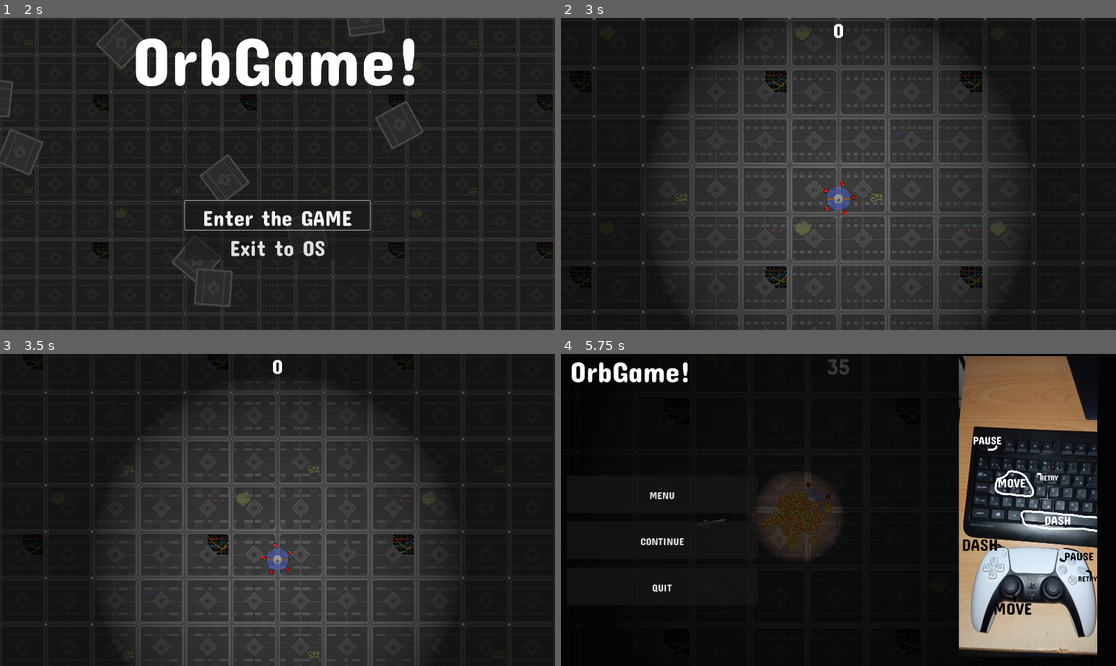
Above: before the commit, frames 1-4 (two rows, left to right).
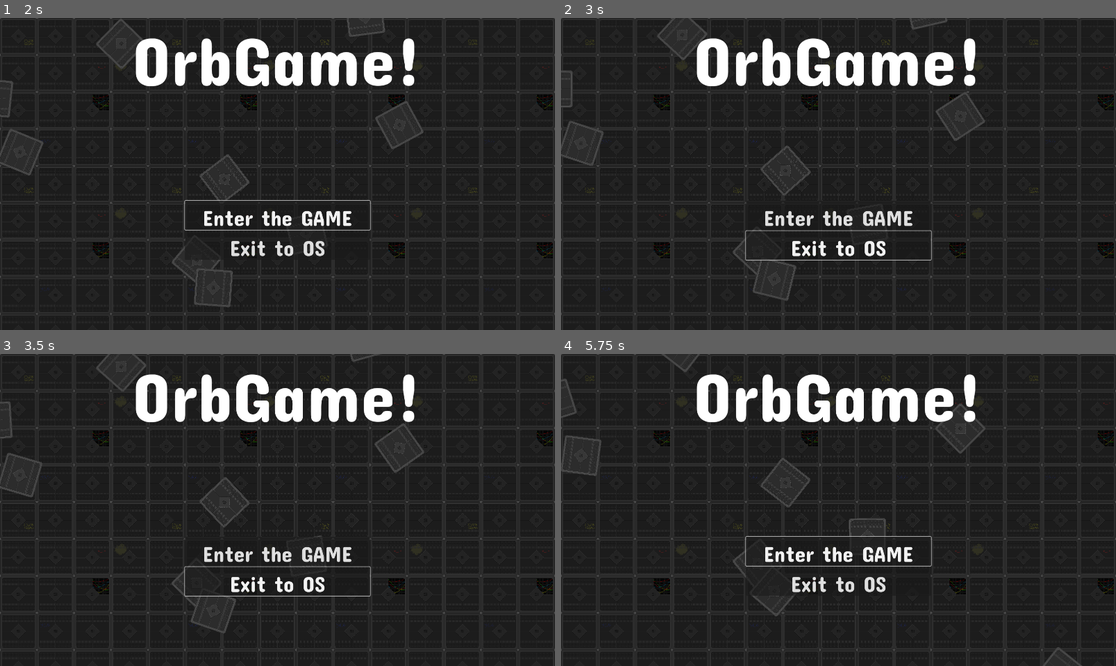
Above: after the commit, the same moments.

Repository: thompson937/Orbgame
Game: Godot game, scene res://Nodes/main_menu.tscn
The game is run twice, just before and just after one commit, with the same random seed, the same clock (stepped at 60 frames per second) and the same inputs.
Inputs:
- Up to frame 1 (2 s): click "Enter the GAME" at 0.5 s; click "Enter the GAME" at 1.25 s
- Up to frame 2 (3 s): hold Right (move_right) 2.03-2.78 s; hold Space (dash) 2.03-2.78 s; hold Down (move_down) from 2.78 s (still down); tap Space (dash) at 2.85 s
- Up to frame 3 (3.5 s): keep holding Down (move_down)
- Up to frame 4 (5.75 s): release Down (move_down) at 3.53 s; hold Right (move_right) 3.53-4.28 s; hold Up (move_up) 4.28-5.03 s; hold Left (move_left) from 5.03 s (still down); hold Space (dash) from 5.03 s (still down); tap Escape (pause) at 5.65 s

Frame 1 is identical in both runs. In frame 2, 28% of the frame differs, in the area x 0-100%, y 0-100%; in frame 3, 26%; in frame 4, 45%.

Commit message:
added missile points bonus indicator

Diff:
--- a/Nodes/main.tscn
+++ b/Nodes/main.tscn
@@ -10,8 +10,10 @@
 [ext_resource type="Script" path="res://Scripts/pause_menu.gd" id="5_dw50r"]
 [ext_resource type="Texture2D" uid="uid://dv1bhbohnmyne" path="res://Art/orbgame_binds.png" id="5_yjpa1"]
 [ext_resource type="AudioStream" uid="uid://cldh64a3bthk6" path="res://Audio/Orbgame.mp3" id="6_pbi04"]
+[ext_resource type="PackedScene" uid="uid://bk5ckt4tvk8rk" path="res://Nodes/plus30.tscn" id="11_qcwls"]
 
 [node name="Main" type="Node2D"]
+texture_filter = 1
 script = ExtResource("1_71f2l")
 missileAsset = ExtResource("3_c6tdd")
 
@@ -158,6 +160,8 @@
 [node name="CanvasModulate" type="CanvasModulate" parent="."]
 color = Color(0.427451, 0.427451, 0.427451, 1)
 
+[node name="AnimatedSprite2D" parent="." instance=ExtResource("11_qcwls")]
+
 [connection signal="pressed" from="Player/HUD/Control/PauseScreen/MenuButton" to="Player/HUD/Control/PauseScreen" method="_on_menu_button_pressed"]
 [connection signal="pressed" from="Player/HUD/Control/PauseScreen/ReturnButton" to="Player/HUD/Control/PauseScreen" method="_on_return_button_pressed"]
 [connection signal="pressed" from="Player/HUD/Control/PauseScreen/QuitButton" to="Player/HUD/Control/PauseScreen" method="_on_quit_button_pressed"]
--- a/Nodes/missile.tscn
+++ b/Nodes/missile.tscn
@@ -1,10 +1,11 @@
-[gd_scene load_steps=11 format=3 uid="uid://ckm0gidsmua3s"]
+[gd_scene load_steps=12 format=3 uid="uid://ckm0gidsmua3s"]
 
 [ext_resource type="Texture2D" uid="uid://bd1uwfpj20eek" path="res://Art/Missile/frame_1.png" id="1_2dq5i"]
 [ext_resource type="Script" path="res://Scripts/missile.gd" id="1_2tplf"]
 [ext_resource type="Material" uid="uid://dnfkqvrkxnejw" path="res://unlit.tres" id="1_px1ab"]
 [ext_resource type="PackedScene" uid="uid://bycjlh8dvr7cw" path="res://Nodes/particle_test.tscn" id="2_2tvkv"]
 [ext_resource type="Texture2D" uid="uid://ctwkr3rt34ijr" path="res://Art/Missile/frame_2.png" id="2_q6y1l"]
+[ext_resource type="PackedScene" uid="uid://bk5ckt4tvk8rk" path="res://Nodes/plus30.tscn" id="3_b46am"]
 [ext_resource type="Texture2D" uid="uid://cyc30mi4q1wsn" path="res://Art/Missile/frame_3.png" id="3_ordg4"]
 [ext_resource type="Texture2D" uid="uid://c6cp35qtmgpu3" path="res://Art/Missile/frame_4.png" id="4_olu5p"]
 
@@ -40,6 +41,7 @@
 speed = 600.0
 turn_rate = 0.02
 explosionNode = ExtResource("2_2tvkv")
+missileBonusNode = ExtResource("3_b46am")
 
 [node name="AnimatedSprite2D" type="AnimatedSprite2D" parent="."]
 texture_filter = 1
--- /dev/null
+++ b/Nodes/plus30.tscn
@@ -0,0 +1,29 @@
+[gd_scene load_steps=6 format=3 uid="uid://bk5ckt4tvk8rk"]
+
+[ext_resource type="Material" uid="uid://dnfkqvrkxnejw" path="res://unlit.tres" id="1_om6jq"]
+[ext_resource type="Texture2D" uid="uid://twosyu36vtq1" path="res://Art/Popups/plus30_f1.png" id="2_xu5eu"]
+[ext_resource type="Texture2D" uid="uid://b02feo1gkuxie" path="res://Art/Popups/plus30_f2.png" id="3_gtof5"]
+[ext_resource type="Script" path="res://Scripts/flyingPopup.gd" id="4_y4ml7"]
+
+[sub_resource type="SpriteFrames" id="SpriteFrames_7npgd"]
+animations = [{
+"frames": [{
+"duration": 1.0,
+"texture": ExtResource("2_xu5eu")
+}, {
+"duration": 1.0,
+"texture": ExtResource("3_gtof5")
+}],
+"loop": true,
+"name": &"default",
+"speed": 12.0
+}]
+
+[node name="AnimatedSprite2D" type="AnimatedSprite2D"]
+z_index = 50
+texture_filter = 1
+material = ExtResource("1_om6jq")
+sprite_frames = SubResource("SpriteFrames_7npgd")
+autoplay = "default"
+frame_progress = 0.283263
+script = ExtResource("4_y4ml7")
--- a/Nodes/score_manager.tscn
+++ /dev/null
@@ -1,6 +0,0 @@
-[gd_scene load_steps=2 format=3 uid="uid://doop5un1dht47"]
-
-[ext_resource type="Script" path="res://Scripts/score_manager.gd" id="1_cc1lr"]
-
-[node name="Score" type="Node2D"]
-script = ExtResource("1_cc1lr")
--- /dev/null
+++ b/Scripts/flyingPopup.gd
@@ -0,0 +1,11 @@
+extends AnimatedSprite2D
+
+var timer = 2.0
+
+
+func _process(delta):
+	position.y -= delta * 40
+	timer -= delta
+
+	if timer < 0:
+		queue_free()
--- a/Scripts/game.gd
+++ b/Scripts/game.gd
@@ -3,6 +3,9 @@
 @export var missileAsset : PackedScene
 
 func _process(delta):
+	$RocketSpawner.wait_time = 0.5 / GameState.timeScale
+	print($RocketSpawner.wait_time)
+
 	if GameState.gameOver:
 		GameState.paused = true
 		$RocketSpawner.stop()
@@ -20,21 +23,21 @@
 	var cam = $Camera2D.position
 
 	var scrn = get_viewport().size / 1.8
-	var wall = randi_range(0, 3)
+	var wall = randi_range(0, 1)
+
+	#if wall == 0:
+	#	spawnPos.y = scrn.y
+	#	spawnPos.x = randf_range(-scrn.x, scrn.x)
 
 	if wall == 0:
-		spawnPos.y = scrn.y
-		spawnPos.x = randf_range(-scrn.x, scrn.x)
-
-	if wall == 1:
 		spawnPos.x = scrn.x
 		spawnPos.y = randf_range(-scrn.y, scrn.y)
 
-	if wall == 2:
-		spawnPos.y = -scrn.y
-		spawnPos.x = randf_range(-scrn.x, scrn.x)
+	#if wall == 1:
+	#	spawnPos.y = -scrn.y
+	#	spawnPos.x = randf_range(-scrn.x, scrn.x)
 
-	if wall == 3:
+	if wall == 1:
 		spawnPos.x = -scrn.x
 		spawnPos.y = randf_range(-scrn.y, scrn.y)
 
--- a/Scripts/missile.gd
+++ b/Scripts/missile.gd
@@ -7,6 +7,7 @@
 var orient = true
 
 @export var explosionNode: PackedScene
+@export var missileBonusNode : PackedScene
 
 var player
 
@@ -44,11 +45,17 @@
 
 
 func _on_area_entered(area):
-	explode(true)
+	if area.is_in_group("player"):
+		explode(false)
+	else:
+		explode(true)
 
 func explode(applyBonus : bool):
 	if applyBonus:
 		GameState.missile_bonus()
+		var plus = missileBonusNode.instantiate()
+		plus.position = position
+		get_parent().add_child(plus)
 
 	var boom = explosionNode.instantiate()
 	boom.position = position
--- a/Scripts/player_movement.gd
+++ b/Scripts/player_movement.gd
@@ -71,7 +71,7 @@
 	if Input.is_action_just_pressed("pause"):
 		GameState.paused = not GameState.paused
 
-	if Input.is_action_pressed("dash") && GameState.selectedPower == "time":
+	if Input.is_action_pressed("dash") && GameState.selectedPower == "time" && not GameState.paused:
 		GameState.timeScale = lerpf(GameState.timeScale, 0.5, 0.1)
 	else:
 		GameState.timeScale = lerpf(GameState.timeScale, 1, 0.1)
--- a/project.godot
+++ b/project.godot
@@ -30,6 +30,17 @@
 
 [input]
 
+ui_accept={
+"deadzone": 0.5,
+"events": [Object(InputEventKey,"resource_local_to_scene":false,"resource_name":"","device":0,"window_id":0,"alt_pressed":false,"shift_pressed":false,"ctrl_pressed":false,"meta_pressed":false,"pressed":false,"keycode":4194309,"physical_keycode":0,"key_label":0,"unicode":0,"echo":false,"script":null)
+, Object(InputEventKey,"resource_local_to_scene":false,"resource_name":"","device":0,"window_id":0,"alt_pressed":false,"shift_pressed":false,"ctrl_pressed":false,"meta_pressed":false,"pressed":false,"keycode":4194310,"physical_keycode":0,"key_label":0,"unicode":0,"echo":false,"script":null)
+]
+}
+ui_select={
+"deadzone": 0.5,
+"events": [Object(InputEventJoypadButton,"resource_local_to_scene":false,"resource_name":"","device":0,"button_index":3,"pressure":0.0,"pressed":false,"script":null)
+]
+}
 move_up={
 "deadzone": 0.5,
 "events": [Object(InputEventKey,"resource_local_to_scene":false,"resource_name":"","device":0,"window_id":0,"alt_presse …(181 unchanged characters)…
Binary file added: Art/Popups/plus30_f1.png
Not shown, added: Art/Popups/plus30_f1.png.import
Binary file added: Art/Popups/plus30_f2.png
Not shown, added: Art/Popups/plus30_f2.png.import
Binary file added: Art/plus30sign.png
Not shown, added: Art/plus30sign.png.import
Not shown: 1 places in Nodes/main.tscn that only renumber resources
